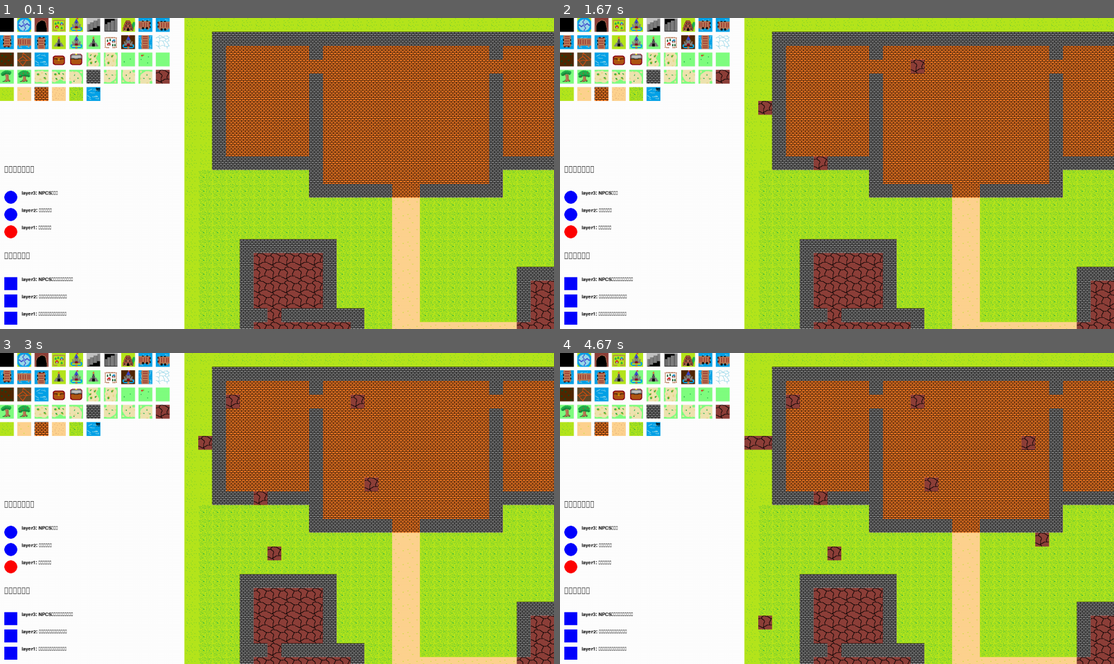
Above: before the commit, frames 1-4 (two rows, left to right).
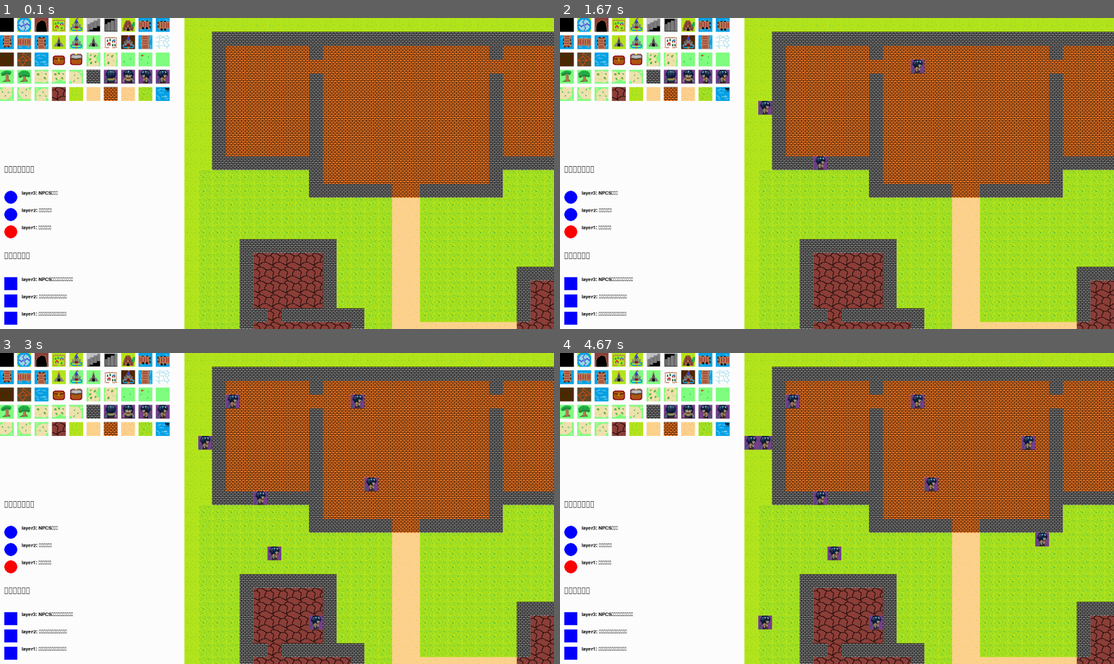
Above: after the commit, the same moments.

Repository: YahiroRyo/iot_game
Game: pygame game, started from map_editor/main.py
Two runs of this game, one before a commit and one after it. Both use one fixed random seed, a clock stepped at 60 frames per second and the inputs below.
Inputs (mouse positions are in pixels of both pictures, inside the frame that each line leads up to):
- Up to frame 1 (0.1 s): no input
- Up to frame 2 (1.67 s): press the mouse at (720, 77) at 0.37 s; move the mouse to (692, 101) at 0.47 s; release the mouse at (665, 126) at 0.6 s; click (920, 64) at 0.72 s; click (820, 157) at 1.05 s; click (759, 108) at 1.38 s
- Up to frame 3 (3 s): click (365, 489) at 1.72 s; click (271, 552) at 2.05 s; click (315, 626) at 2.38 s; click (227, 408) at 2.72 s
- Up to frame 4 (4.67 s): click (753, 443) at 3.05 s; click (1030, 446) at 3.38 s; click (1036, 545) at 4.22 s; click (759, 626) at 4.55 s

The runs differ from the first frame. In frame 1, 1.5% of the frame differs, in the area x 0-31%, y 16-27%; in frame 2, 1.9%; in frame 3, 2.3%; in frame 4, 2.8%, in the area x 0-89%, y 13-89%.

Commit message:
npc画像追加

Diff:
--- a/map.py
+++ b/map.py
@@ -4,7 +4,7 @@
     # マップデータ
     map = []
     row, col = 0, 0  # マップの行数,列数を取得
-    imgs = [None] * 256             # マップチップ
+    imgs = [None] * 512             # マップチップ
     msize = 32                      # 1マスの大きさ[px]
     x = 0                           # マップ配置始点X
     y = 0                           # マップ配置始点Y
Binary file added: imgs/300_butouka_b.png
Binary file added: imgs/301_butouka_f.png
Binary file added: imgs/302_butouka_l.png
Binary file added: imgs/303_butouka_r.png
